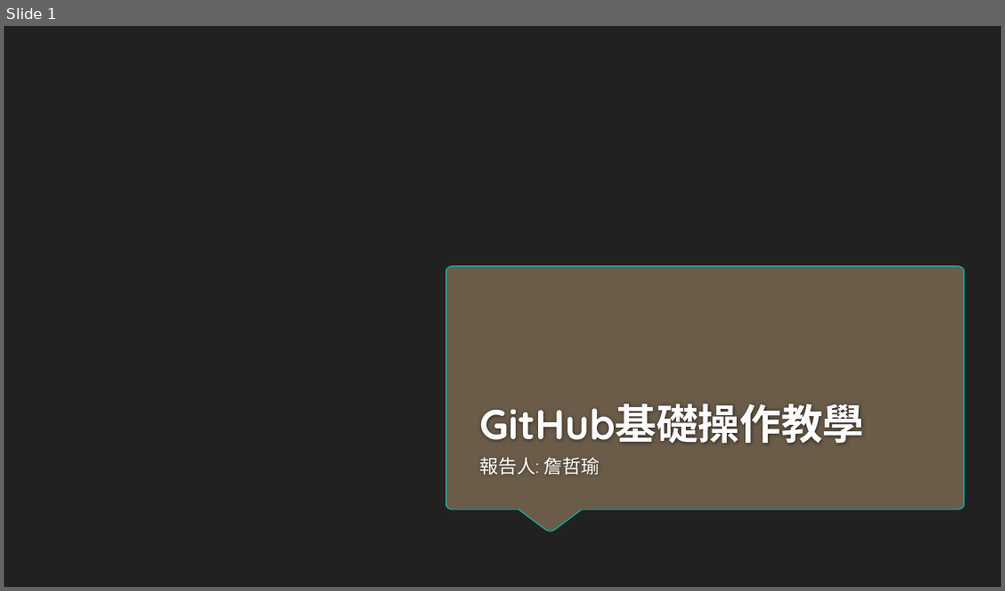
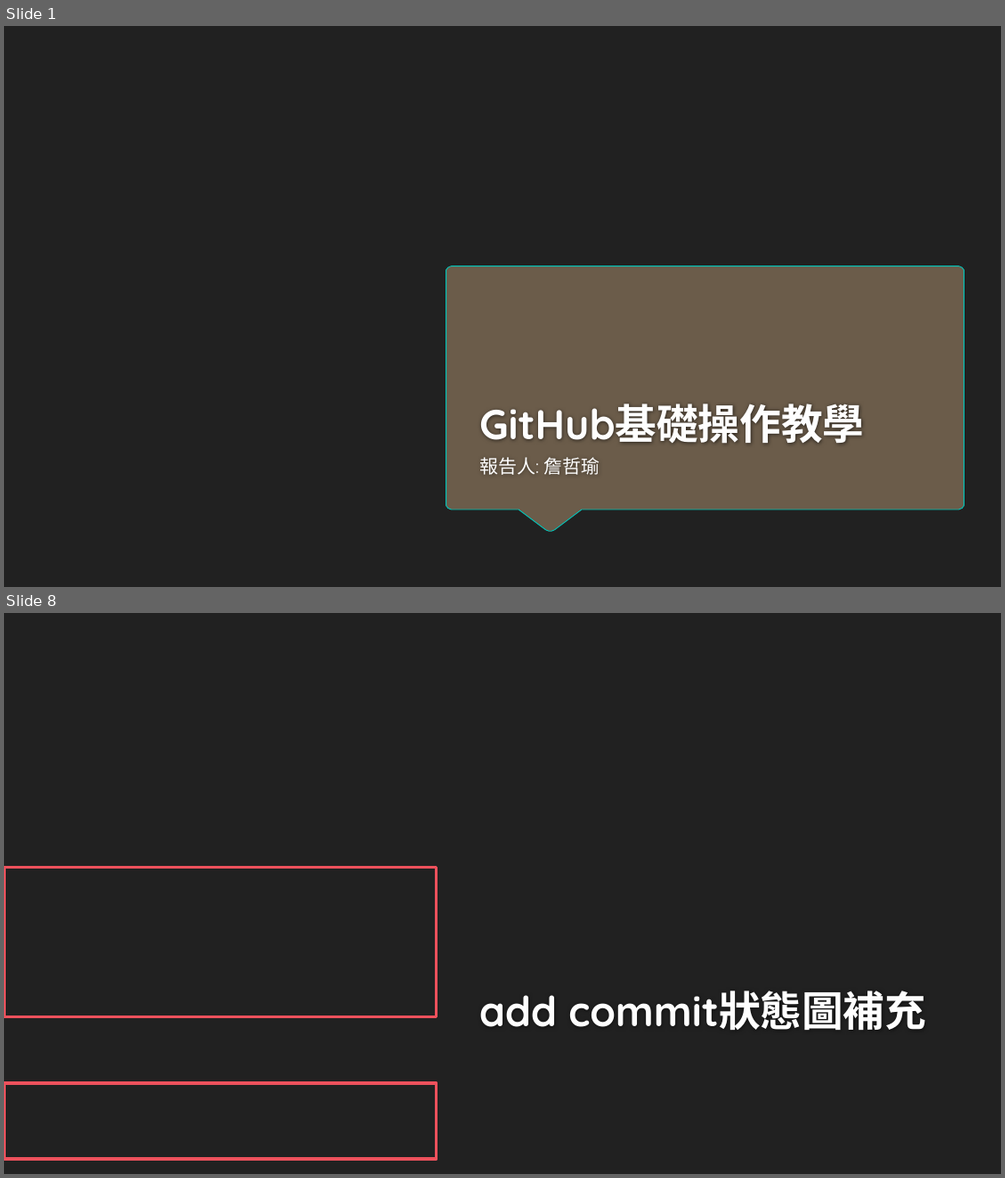
Before and after one commit to sklonely/github, a slide deck: GitHub基礎操作教學.pptx. Shown one above the other, each under a label of ours: slide 1 before the commit, slides 1 and 8 after it; the slides between them are not shown. The pictures are 1005x591 and 1005x1178 pixels, drawn with LibreOffice and Linux fonts; fonts in the diff are those of the drawing; background and template pictures are left out. Boxes give left, top, right and bottom in pixels: in the first picture for what was removed or moved away, otherwise in the second. Text is boxed around its words. In the diff, an @@ line names an element or a change of style, - is before the commit and + after.

```diff
--- a/GitHub基礎操作教學.pptx
+++ b/GitHub基礎操作教學.pptx
@@ slide 8 added at (4,613,1001,1174), background picture (left out) @@
@@ rectangle added at (4,868,437,1017), outline #ED515C 3 pt @@
@@ title added at (479,990,926,1030), 40 pt, text #FEFEFE, bold @@
+add commit狀態圖補充
@@ rectangle added at (4,1083,437,1159), outline #ED515C 3 pt @@
```
Also in this commit, not shown: 9 other slides added, 2 slides removed.
